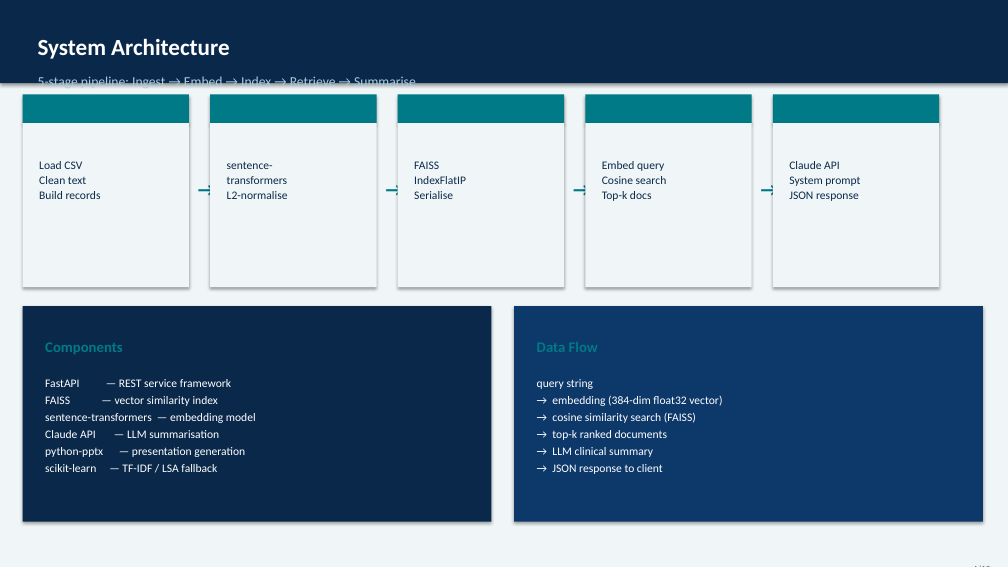
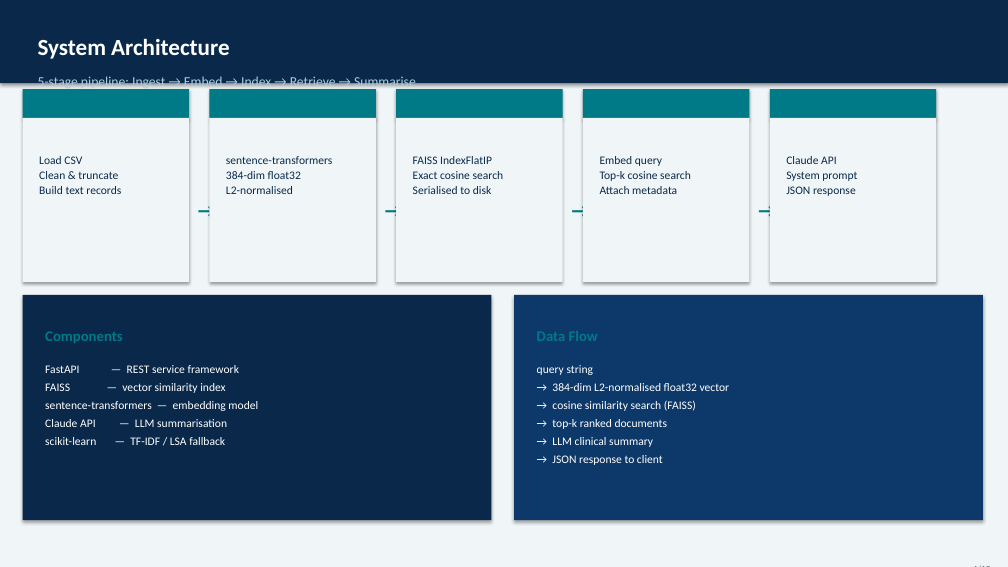
Before and after one commit to skunpoj/clinic, a slide deck: slide 4 of Clinical_Note_Retrieval_Exam.pptx. Drawn at 1008x567 pixels with LibreOffice and Linux fonts; fonts in the diff are those of the drawing. Boxes give left, top, right and bottom in pixels: in the first picture for what was removed or moved away, otherwise in the second. Text is boxed around its words. In the diff, an @@ line names an element or a change of style, - is before the commit and + after.

```diff
--- a/Clinical_Note_Retrieval_Exam.pptx
+++ b/Clinical_Note_Retrieval_Exam.pptx
@@ 2 texts, 2 rectangles: place and size @@
-2 texts, 2 rectangles at (773, 95, 939, 287)
+2 texts, 2 rectangles at (770, 89, 936, 282)
@@ 8 rectangles, 4 texts: place and size @@
-8 rectangles, 4 texts at (23, 95, 752, 287)
+8 rectangles, 4 texts at (23, 89, 749, 282)
@@ text at (39, 171, 121, 194): text changed @@
-Clean text
-Build records
+Clean & truncate
+Build text records
@@ text at (226, 156, 333, 194): text changed @@
-sentence-
-transformers
-L2-normalise
+sentence-transformers
+384-dim float32
+L2-normalised
@@ text at (413, 156, 504, 194): text changed @@
-FAISS
-IndexFlatIP
-Serialise
+FAISS IndexFlatIP
+Exact cosine search
+Serialised to disk
@@ text at (600, 171, 691, 194): text changed @@
-Cosine search
-Top-k docs
+Top-k cosine search
+Attach metadata
@@ 4 texts: place and size @@
-4 texts at (191, 151, 773, 181)
+4 texts at (191, 172, 771, 203)
@@ rectangle: place and size @@
-rectangle at (23, 306, 492, 522)
+rectangle at (23, 295, 492, 520)
@@ rectangle: place and size @@
-rectangle at (514, 306, 983, 522)
+rectangle at (514, 295, 983, 520)
@@ text "Components": place and size @@
-text "Components" at (45, 342, 123, 354)
+text "Components" at (45, 331, 123, 343)
@@ text "Data Flow": place and size @@
-text "Data Flow" at (537, 342, 598, 352)
+text "Data Flow" at (537, 331, 598, 341)
@@ text "FastAPI — REST service framework": place and size @@
-text "FastAPI — REST service framework" at (45, 379, 256, 472)
+text "FastAPI — REST service framework" at (45, 365, 258, 445)
@@ text "FastAPI — REST service framework" at (45, 365, 258, 445): more space between paragraphs @@
@@ text "query string": place and size @@
-text "query string" at (537, 379, 722, 474)
+text "query string" at (537, 365, 730, 465)
@@ text at (537, 365, 696, 465): more space between paragraphs @@
@@ text at (552, 383, 730, 391): text changed @@
-→ embedding (384-dim float32 vector)
+→ 384-dim L2-normalised float32 vector
@@ text at (45, 447, 245, 457): paragraph removed @@
-python-pptx — presentation generation
```
Also in this commit, not shown: 9 other slides changed, 2 other files.
